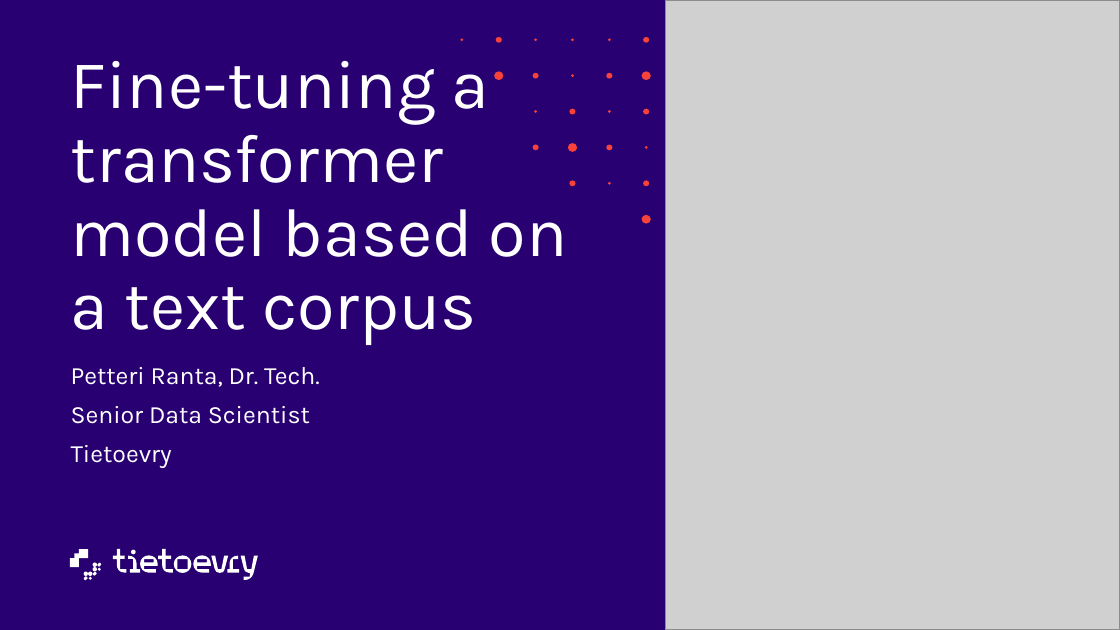
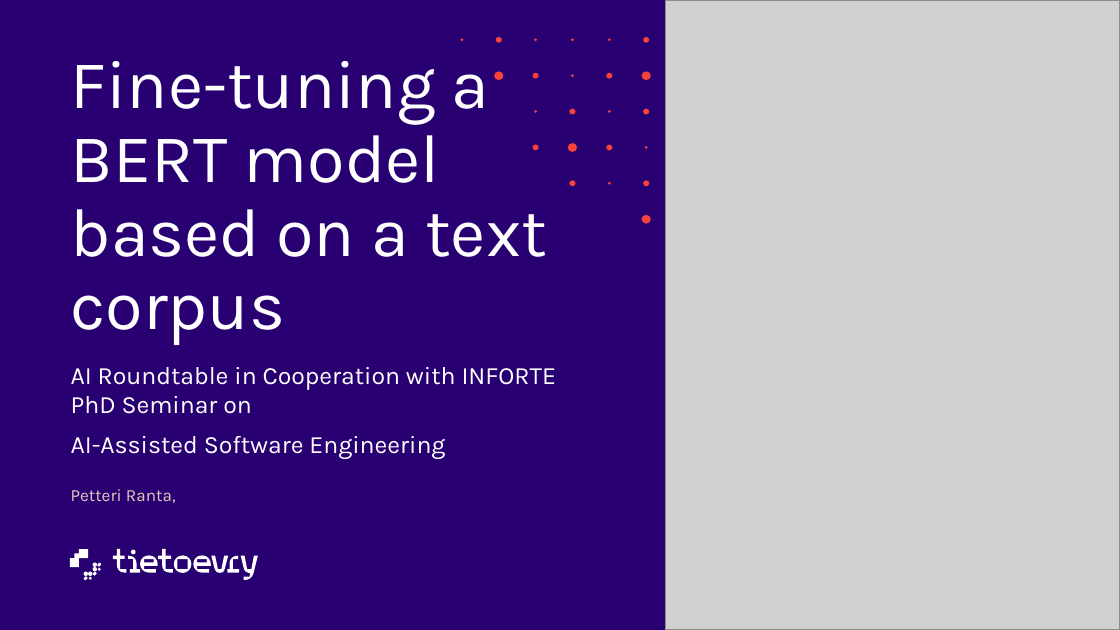
Before and after one commit to ratteripenta/transformers-seminar-workshop, a slide deck: slide 1 of presentations/transformers-seminar-workshop-1.pptx. Drawn at 1120x630 pixels with LibreOffice and Linux fonts; fonts in the diff are those of the drawing; grey boxes stand for pictures. Boxes give left, top, right and bottom in pixels: in the first picture for what was removed or moved away, otherwise in the second. Text is boxed around its words. In the diff, an @@ line names an element or a change of style, - is before the commit and + after.

Commit message:
Done

```diff
--- a/presentations/transformers-seminar-workshop-1.pptx
+++ b/presentations/transformers-seminar-workshop-1.pptx
@@ title at [71, 61, 547, 345]: text changed @@
-Fine-tuning a transformer model based on a text corpus
+Fine-tuning a BERT model based on a text corpus
@@ subtitle at [71, 367, 557, 459]: text changed @@
-Petteri Ranta, Dr. Tech.
-Senior Data Scientist
-Tietoevry
+AI Roundtable in Cooperation with INFORTE PhD Seminar on
+AI-Assisted Software Engineering
@@ text added at [71, 489, 176, 503], 11 pt, text #EACBBB @@
+Petteri Ranta,
```
Also in this commit, not shown: 1 other slide changed, 8 slides added.
